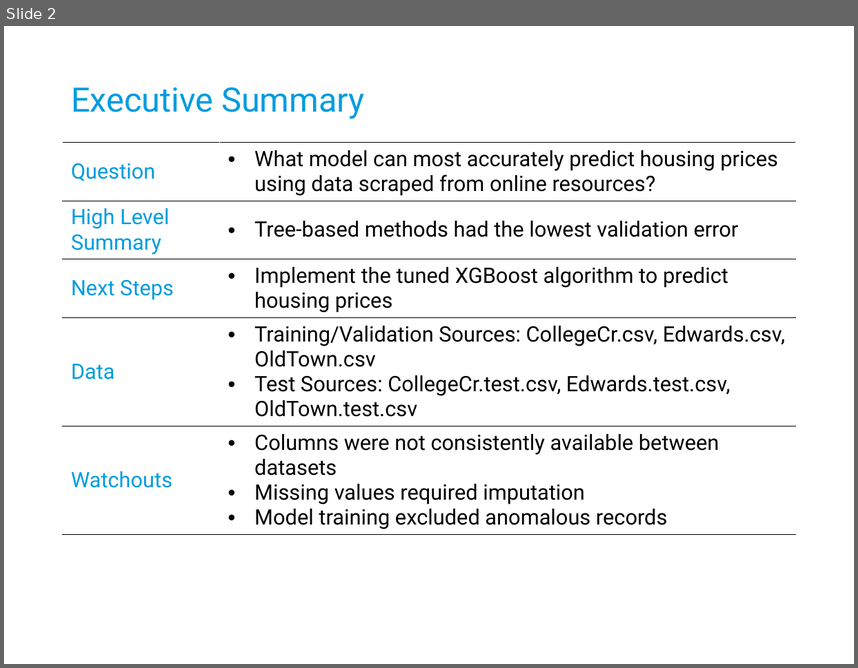
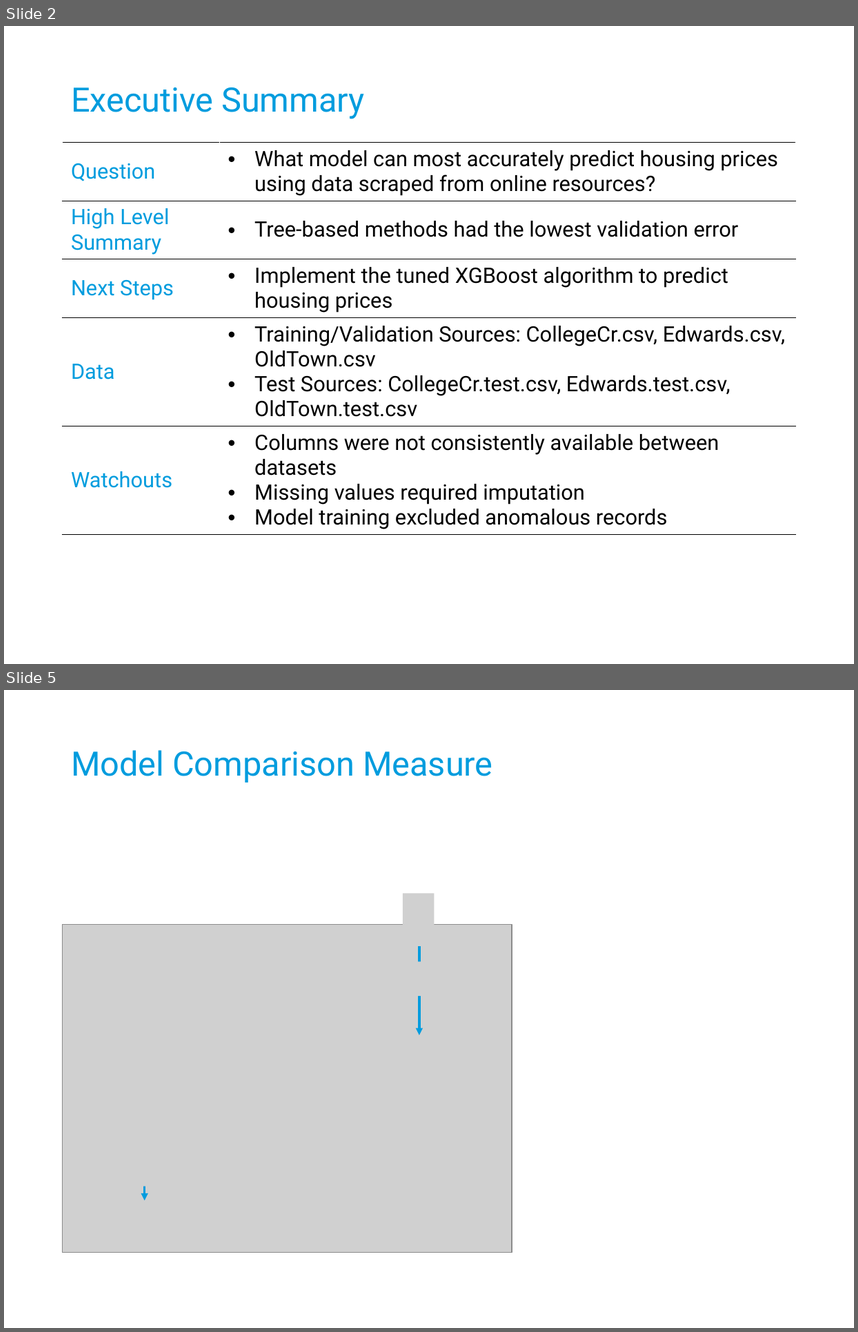
Before and after one commit to Sweigalytics/STAT580_Project2, a slide deck: Presentation/Neil Sweigard STAT580 SU2022 Project 2 Presentation.pptx. Shown one above the other, each under a label of ours: slide 2 before the commit, slides 2 and 5 after it; the slides between them are not shown. The pictures are 858x668 and 858x1332 pixels, drawn with LibreOffice and Linux fonts; fonts in the diff are those of the drawing; grey boxes stand for pictures; background and template pictures are left out. Boxes give left, top, right and bottom in pixels: in the first picture for what was removed or moved away, otherwise in the second. Text is boxed around its words. In the diff, an @@ line names an element or a change of style, - is before the commit and + after.

Commit message:
Added predictions from XGBoost Model

```diff
--- a/Presentation/Neil Sweigard STAT580 SU2022 Project 2 Presentation.pptx
+++ b/Presentation/Neil Sweigard STAT580 SU2022 Project 2 Presentation.pptx
@@ slide 5 added at [4,690,854,1328], background #FFFFFF @@
@@ title added at [71,750,493,782], 28.5 pt, text #009CDE @@
+Model Comparison Measure
@@ picture added at [403,893,434,927] @@
@@ picture added at [63,924,513,1252] @@
@@ arrow added from (419, 946) to (419, 1035), #009CDE 2 pt @@
@@ picture added at [417,961,451,995] @@
@@ picture added at [129,1100,161,1134] @@
@@ picture added at [307,1101,341,1134] @@
@@ arrow added from (311, 1134) to (311, 1103), #009CDE 2 pt @@
@@ picture added at [292,1144,323,1178] @@
@@ picture added at [139,1152,174,1185] @@
@@ arrow added from (144, 1152) to (144, 1200), #009CDE 2 pt @@
```
Also in this commit, not shown: 2 slides changed, 3 other slides added, 1 slide removed, 6 other files.
